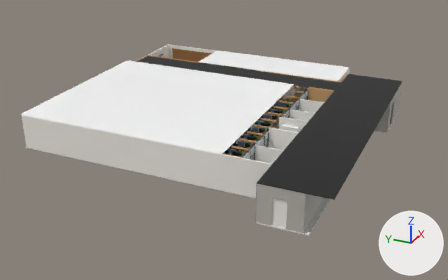
Two versions of the glTF model client/public/floor_9f.glb, one commit apart.
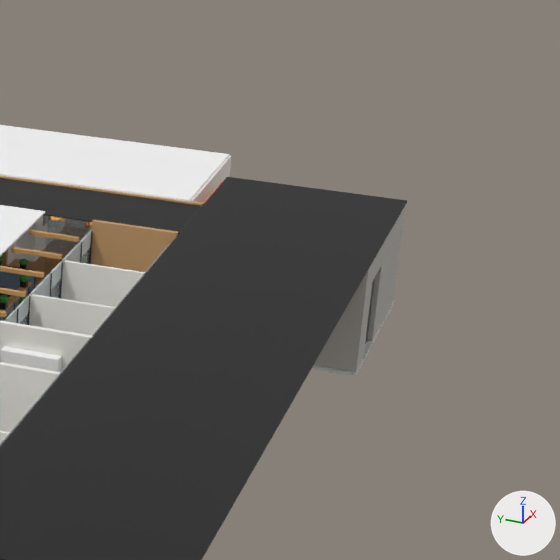
Old and new are each drawn whole from a 50 mm camera at (-58.36, -21.77, 24.23) aimed at (-8.67, 0.59, -0.61) and again close up on the part from 63% to 100% of the width and 8% to 67% of the height. Every picture has the same lights, and +X, +Y and +Z are marked at lower right. The first two pictures are the older version. Where no turn or scale is listed for an object, it has been applied to the vertices.

Objects in the first close-up: 'Ceiling_Black_Back', 'Ceiling_Hall_BlackGrid', 'Ceiling_Office', 'Ceiling_RestBar', 'Lobby_South_Wall_3', 'Meeting_3_Side_Wall', 'Meeting_4_Side_Wall', 'Meeting_East_End_Wall', 'Passage_East_Wall', 'Passage_Upper_Cab', 'Passage_West_Wall', 'West_Hall_Wall' and 45 more.
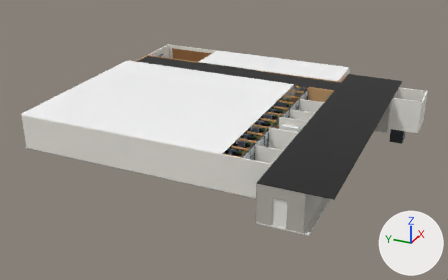
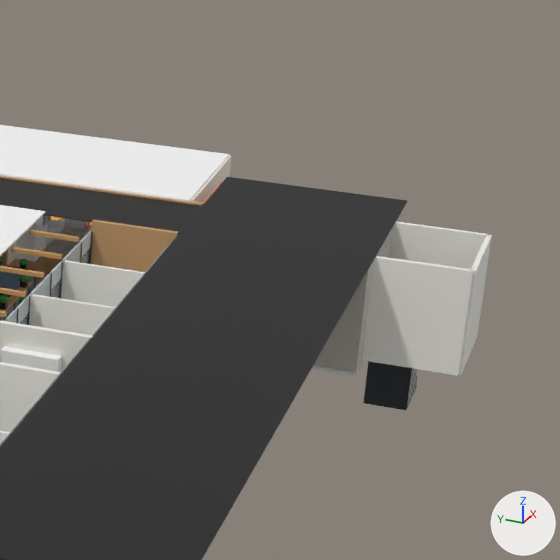
Not visible in the close-ups: 'Stair_9F_Down_Step_9'.

Changed parts and their boxes [x1, y1, x2, y2] in the close-ups (560 x 560 px):
'Stair_9F_West_Wall', added: after [362, 256, 473, 376]
'Stair_9F_East_Wall', added: after [390, 221, 489, 269]
'Stair_9F_Down_Step_1', added (black): after [364, 361, 412, 407]
'Stair_9F_South_Wall', added: after [459, 235, 492, 375]
'Stair_9F_Down_Pit_Floor', added: after [363, 386, 417, 410]
'Stair_9F_Down_Step_3', added (mostly hidden): after [409, 369, 414, 401]
'Stair_9F_Down_Step_4', added (mostly hidden): after [410, 369, 415, 399]
'Stair_9F_Down_Step_5', added (mostly hidden): after [411, 370, 415, 397]
'Stair_9F_Down_Step_6', added: after [412, 369, 416, 394]
'Stair_9F_Down_Step_7', added: after [413, 370, 417, 392]
'Lobby_South_Wall_3', unchanged, covered by the edit: before [367, 207, 405, 341]; after [383, 207, 405, 258]

The change, as a list of edits to the scene's bpy script:
```text
Add ob_stair_9f_west_wall:
    ob_stair_9f_west_wall = bpy.data.objects.new('Stair_9F_West_Wall', me_stair_9f_west_wall)  # a box spanning x -0.08..0.08, y -1.4..1.4, z -1.6..1.6; in mat_panel_ivory (white #efede6)
    ob_stair_9f_west_wall.location = (-0.8, -14.9, 1.6)
Add ob_stair_9f_south_wall:
    ob_stair_9f_south_wall = bpy.data.objects.new('Stair_9F_South_Wall', me_stair_9f_south_wall)  # a box spanning x -1.6..1.6, y -0.08..0.08, z -1.6..1.6; in mat_panel_ivory (white #efede6)
    ob_stair_9f_south_wall.location = (0.8, -16.3, 1.6)
Add ob_stair_9f_east_wall:
    ob_stair_9f_east_wall = bpy.data.objects.new('Stair_9F_East_Wall', me_stair_9f_west_wall.copy())
    ob_stair_9f_east_wall.location = (2.4, -14.9, 1.6)
Add ob_stair_9f_down_step_9:
    ob_stair_9f_down_step_9 = bpy.data.objects.new('Stair_9F_Down_Step_9', me_stair_9f_down_step_9)  # a box spanning x -0.09..0.09, y -0.635..0.635, z -0.185..0.185; in mat_charcoal_frame (black #26292e)
    ob_stair_9f_down_step_9.location = (2.13, -14.19, -1.72)
Add ob_stair_9f_down_step_8:
    ob_stair_9f_down_step_8 = bpy.data.objects.new('Stair_9F_Down_Step_8', me_stair_9f_down_step_8)  # a box spanning x -0.09..0.09, y -0.635..0.635, z -0.27..0.27; in mat_steel_brushed (light grey #b9bcc0)
    ob_stair_9f_down_step_8.location = (1.95, -14.19, -1.63)
Add ob_stair_9f_down_step_7:
    ob_stair_9f_down_step_7 = bpy.data.objects.new('Stair_9F_Down_Step_7', me_stair_9f_down_step_7)  # a box spanning x -0.09..0.09, y -0.635..0.635, z -0.355..0.355; in mat_charcoal_frame (black #26292e)
    ob_stair_9f_down_step_7.location = (1.77, -14.19, -1.54)
Add ob_stair_9f_down_step_6:
    ob_stair_9f_down_step_6 = bpy.data.objects.new('Stair_9F_Down_Step_6', me_stair_9f_down_step_6)  # a box spanning x -0.09..0.09, y -0.635..0.635, z -0.44..0.44; in mat_steel_brushed (light grey #b9bcc0)
    ob_stair_9f_down_step_6.location = (1.59, -14.19, -1.46)
Add ob_stair_9f_down_step_5:
    ob_stair_9f_down_step_5 = bpy.data.objects.new('Stair_9F_Down_Step_5', me_stair_9f_down_step_5)  # a box spanning x -0.09..0.09, y -0.635..0.635, z -0.525..0.525; in mat_charcoal_frame (black #26292e)
    ob_stair_9f_down_step_5.location = (1.41, -14.19, -1.38)
Add ob_stair_9f_down_step_4:
    ob_stair_9f_down_step_4 = bpy.data.objects.new('Stair_9F_Down_Step_4', me_stair_9f_down_step_4)  # a box spanning x -0.09..0.09, y -0.635..0.635, z -0.61..0.61; in mat_steel_brushed (light grey #b9bcc0)
    ob_stair_9f_down_step_4.location = (1.23, -14.19, -1.29)
Add ob_stair_9f_down_step_3:
    ob_stair_9f_down_step_3 = bpy.data.objects.new('Stair_9F_Down_Step_3', me_stair_9f_down_step_3)  # a box spanning x -0.09..0.09, y -0.635..0.635, z -0.695..0.695; in mat_charcoal_frame (black #26292e)
    ob_stair_9f_down_step_3.location = (1.05, -14.19, -1.21)
Add ob_stair_9f_down_step_2:
    ob_stair_9f_down_step_2 = bpy.data.objects.new('Stair_9F_Down_Step_2', me_stair_9f_down_step_2)  # a box spanning x -0.09..0.09, y -0.63..0.63, z -0.78..0.78; in mat_steel_brushed (light grey #b9bcc0)
    ob_stair_9f_down_step_2.location = (0.87, -14.19, -1.12)
Add ob_stair_9f_down_step_1:
    ob_stair_9f_down_step_1 = bpy.data.objects.new('Stair_9F_Down_Step_1', me_stair_9f_down_step_1)  # a box spanning x -0.09..0.09, y -0.63..0.63, z -0.86..0.86; in mat_charcoal_frame (black #26292e)
    ob_stair_9f_down_step_1.location = (0.69, -14.19, -1.03)
Add ob_stair_9f_down_pit_floor:
    ob_stair_9f_down_pit_floor = bpy.data.objects.new('Stair_9F_Down_Pit_Floor', me_stair_9f_down_pit_floor)  # a box spanning x -0.9..0.9, y -0.63..0.63, z -0.05..0.05; in mat_charcoal_frame (black #26292e)
    ob_stair_9f_down_pit_floor.location = (1.5, -14.19, -1.95)
```
